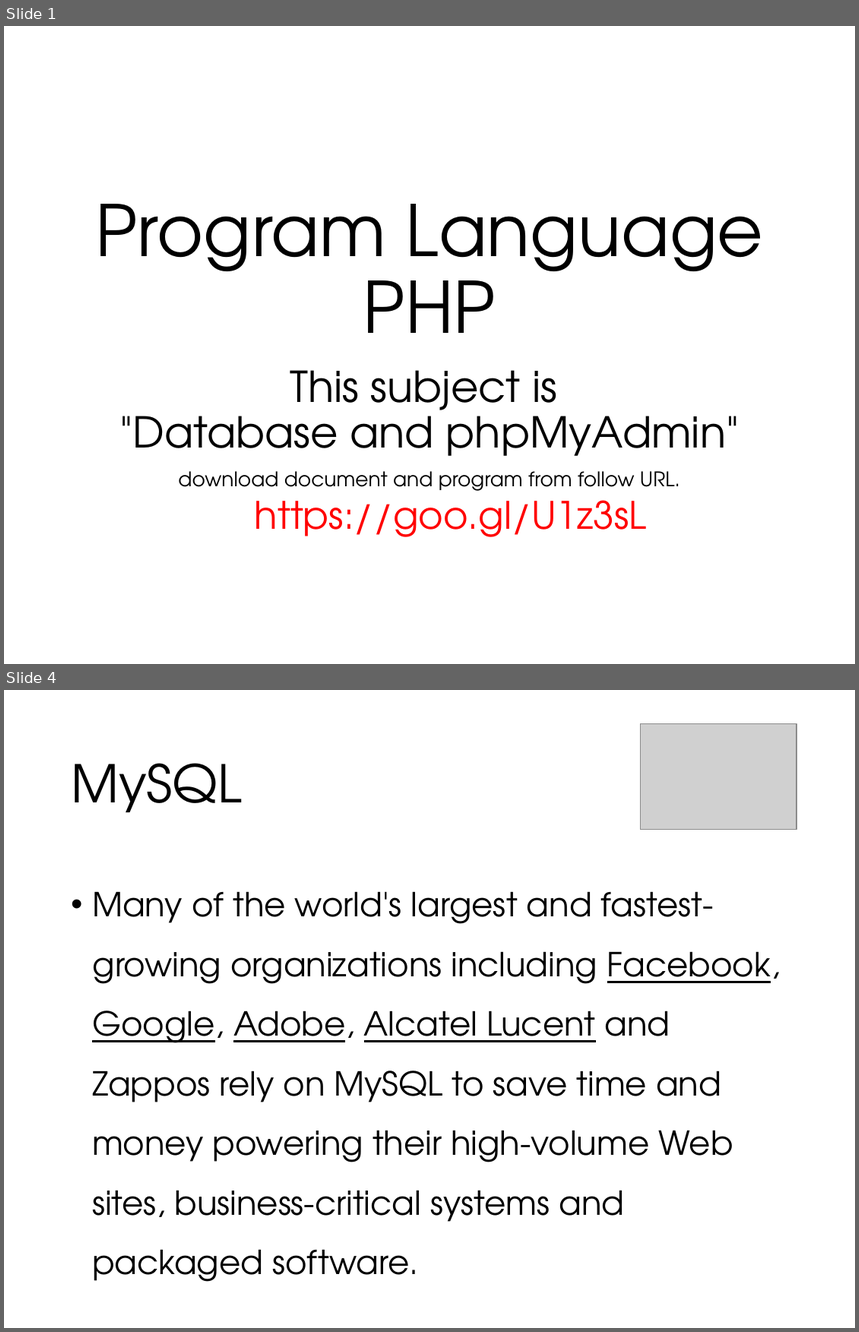
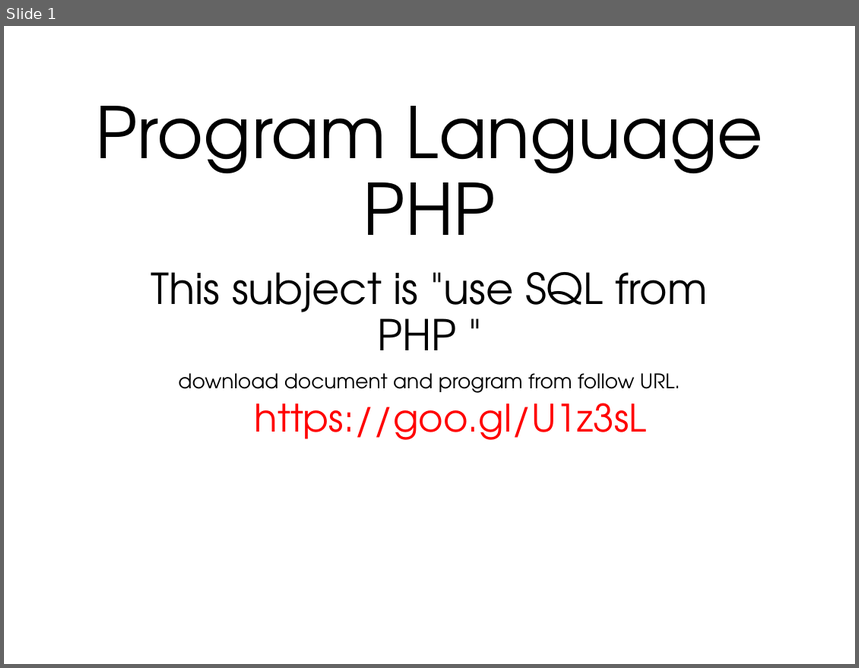
Before and after one commit to lastshogun13/php_lesson, a slide deck: ppt/lesson06.pptx. Shown one above the other, each under a label of ours: slides 1 and 4 before the commit, slide 1 after it; the slides between them are not shown. The pictures are 859x1332 and 859x668 pixels, drawn with LibreOffice and Linux fonts; fonts in the diff are those of the drawing; grey boxes stand for pictures. Boxes give left, top, right and bottom in pixels: in the first picture for what was removed or moved away, otherwise in the second. Text is boxed around its words. In the diff, an @@ line names an element or a change of style, - is before the commit and + after.

```diff
--- a/ppt/lesson06.pptx
+++ b/ppt/lesson06.pptx
@@ slide 4 removed at box(4, 690, 855, 1328), background #FFFFFF @@
@@ picture removed at box(641, 724, 797, 830) @@
@@ title removed at box(71, 763, 242, 812) @@
-MySQL
@@ text removed at box(92, 891, 781, 1282) @@
-• Many of the world's largest and fastest-growing organizations including Facebook, Google, Adobe, Alcatel Lucent and Zappos rely on MySQL to save time and money powering their high-volume Web sites, business-critical systems and packaged software.
@@ slide 1 changed as well @@
@@ title "Program Language PHP": place and size @@
-title "Program Language PHP" at box(96, 204, 764, 333)
+title "Program Language PHP" at box(96, 106, 764, 235)
@@ subtitle "This subject is "use SQL ...": place and size @@
-subtitle "This subject is "use SQL ..." at box(120, 370, 740, 537)
+subtitle "This subject is "use SQL ..." at box(151, 272, 708, 440)
@@ subtitle at box(151, 272, 708, 351): text changed @@
-This subject is
-"Database and phpMyAdmin"
+This subject is "use SQL from PHP "
```
Also in this commit, not shown: 3 slides added, 6 other slides removed, 7 other files.
